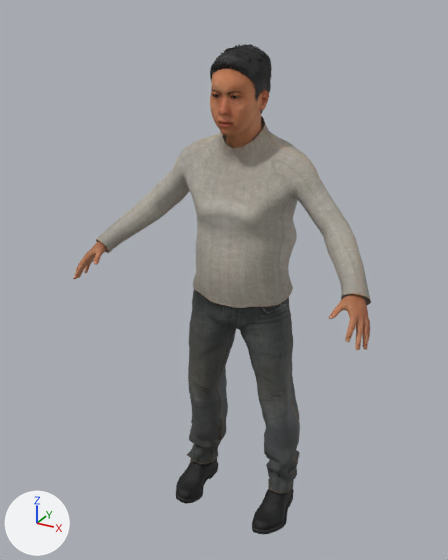
Before and after pictures for a commit that changed the glTF model public/models/people/mh/n-chen.glb.
Before and after are seen from a 50 mm camera at (0.831, -1.642, 1.648) aimed at (-0.036, -0.066, 0.86). Arrows for +X, +Y and +Z are at lower left; the lights stay in place. The picture after the commit comes second. Vertices at exactly the same position are counted once.

In view in the first picture: 'Human.mindfront_knitted_sweater_01', 'Human.mindfront_male_trousers_1', 'Human.shoes03', 'Human.short01', 'n-chen_body'.
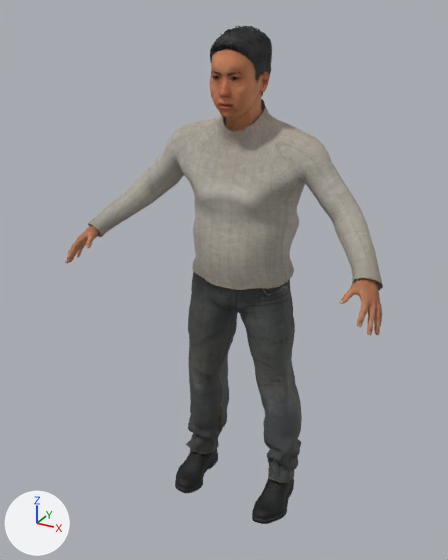
What differs and where, as boxes (x1, y1, x2, y2) in the pictures (448 x 560 px; the box of a moved part takes in the faces that stretch with it):
```json
{"object": "Human.mindfront_knitted_sweater_01", "change": "reshaped, moved", "before": [96, 116, 371, 308], "after": [88, 99, 383, 291], "on screen": "7% wider"}
{"object": "Human.mindfront_male_trousers_1", "change": "reshaped, moved", "before": [187, 290, 300, 493], "after": [186, 271, 302, 483]}
{"object": "n-chen_body", "change": "reshaped, moved", "before": [73, 68, 370, 350], "after": [65, 49, 382, 335], "on screen": "7% wider"}
{"object": "Human.shoes03", "change": "moved", "before": [176, 445, 294, 534], "after": [175, 428, 294, 524]}
{"object": "Human.short01", "change": "moved", "before": [210, 44, 272, 114], "after": [210, 26, 272, 96]}
{"part": 1, "of": "me_knitted_sweater_01", "change": "moved or reshaped", "before": [96, 132, 371, 308], "after": [88, 116, 383, 291]}
{"part": 3, "of": "me_base", "change": "rebuilt", "before": [328, 293, 370, 350], "after": [340, 278, 382, 335]}
{"part": 4, "of": "me_base", "change": "rebuilt", "before": [73, 241, 107, 279], "after": [65, 225, 100, 263]}
{"part": 5, "of": "me_base", "change": "reshaped", "before": [210, 68, 269, 140], "after": [210, 49, 270, 128]}
```

Edits to the scene script, one JSON object a line:
```json
{"block": "me_knitted_sweater_01", "where": "# used by ob_human_mindfront_knitted_sweater_01; location = (0.0, 0.0, 0.819)"}
{"op": "remove", "block": "me_knitted_sweater_01", "code": "me_knitted_sweater_01.from_pydata(...)  # 1355 vertices, 2628 faces; spans x -0.456..0.456, y -0.205..0.133, z -0.011..0.542"}
{"op": "add", "block": "me_knitted_sweater_01", "code": "me_knitted_sweater_01.from_pydata(...)  # 1355 vertices, 2628 faces; spans x -0.483..0.483, y -0.205..0.133, z 0.002..0.542"}
{"block": "me_knitted_sweater_01", "change": "me_knitted_sweater_01 part 1: 1030 of 1355 vertices moved; they spanned x -0.456..0.456, y -0.205..0.123, z -0.011..0.485 and now span x -0.483..0.483, y -0.205..0.123, z 0.002..0.486; mean shift (0.0, 0.0, 0.003); largest move (0.202, 0.014, 0.43) -> (0.236, 0.014, 0.433)"}
{"block": "me_m_trousers_01", "where": "# used by ob_human_mindfront_male_trousers_1; location = (0.0, 0.0, 0.819)"}
{"op": "remove", "block": "me_m_trousers_01", "code": "me_m_trousers_01.from_pydata(...)  # 1629 vertices, 3086 faces; spans x -0.22..0.219, y -0.131..0.107, z -0.773..0.09"}
{"op": "add", "block": "me_m_trousers_01", "code": "me_m_trousers_01.from_pydata(...)  # 1474 vertices, 2720 faces; spans x -0.224..0.222, y -0.127..0.107, z -0.773..0.101"}
{"block": "me_m_trousers_01", "change": "me_m_trousers_01 part 2: 7 vertices moved within x -0.192..0.203, y -0.047..0.05, z -0.754..-0.657; 1428 vertices removed from x -0.22..0.219, y -0.131..0.107, z -0.773..0.09; 1269 vertices added at x -0.224..0.222, y -0.127..0.107, z -0.773..0.048"}
{"block": "me_m_trousers_01", "change": "other edits to the shape of me_m_trousers_01 do not show in these pictures"}
{"block": "me_base", "where": "# used by ob_n_chen_body; location = (0.0, 0.0, 0.819)"}
{"op": "remove", "block": "me_base", "code": "me_base.from_pydata(...)  # 5249 vertices, 10400 faces; spans x -0.482..0.482, y -0.296..0.066, z 0.025..0.72"}
{"op": "add", "block": "me_base", "code": "me_base.from_pydata(...)  # 7321 vertices, 14544 faces; spans x -0.508..0.508, y -0.296..0.066, z 0.027..0.72"}
{"block": "me_base", "change": "me_base part 3: the loose piece of 1064 vertices spanning x 0.378..0.482, y -0.296..-0.15, z 0.025..0.146 is rebuilt with 1558 vertices and now spans x 0.404..0.508, y -0.296..-0.15, z 0.027..0.148"}
{"block": "me_base", "change": "me_base part 4: the loose piece of 1058 vertices spanning x -0.482..-0.378, y -0.296..-0.15, z 0.025..0.146 is rebuilt with 1558 vertices and now spans x -0.508..-0.404, y -0.296..-0.15, z 0.027..0.148"}
{"block": "me_base", "change": "me_base part 5: 53 vertices moved within x -0.072..0.042, y -0.138..-0.027, z 0.534..0.626; 418 vertices removed from x -0.078..0.078, y -0.143..0.0, z 0.5..0.668; 1496 vertices added at x -0.079..0.079, y -0.144..0.058, z 0.466..0.674"}
{"op": "set", "path": "ob_human_mindfront_knitted_sweater_01.location", "old": "(0.0, 0.0, 0.819)", "new": "(0.0, 0.0, 0.867)"}
{"op": "set", "path": "ob_human_mindfront_male_trousers_1.location", "old": "(0.0, 0.0, 0.819)", "new": "(0.0, 0.0, 0.867)"}
{"op": "set", "path": "ob_human_shoes03.location", "old": "(0.0, 0.0, 0.819)", "new": "(0.0, 0.0, 0.867)"}
{"op": "set", "path": "ob_human_short01.location", "old": "(0.0, 0.0, 0.819)", "new": "(0.0, 0.0, 0.867)"}
{"op": "set", "path": "ob_n_chen_body.location", "old": "(0.0, 0.0, 0.819)", "new": "(0.0, 0.0, 0.867)"}
```
